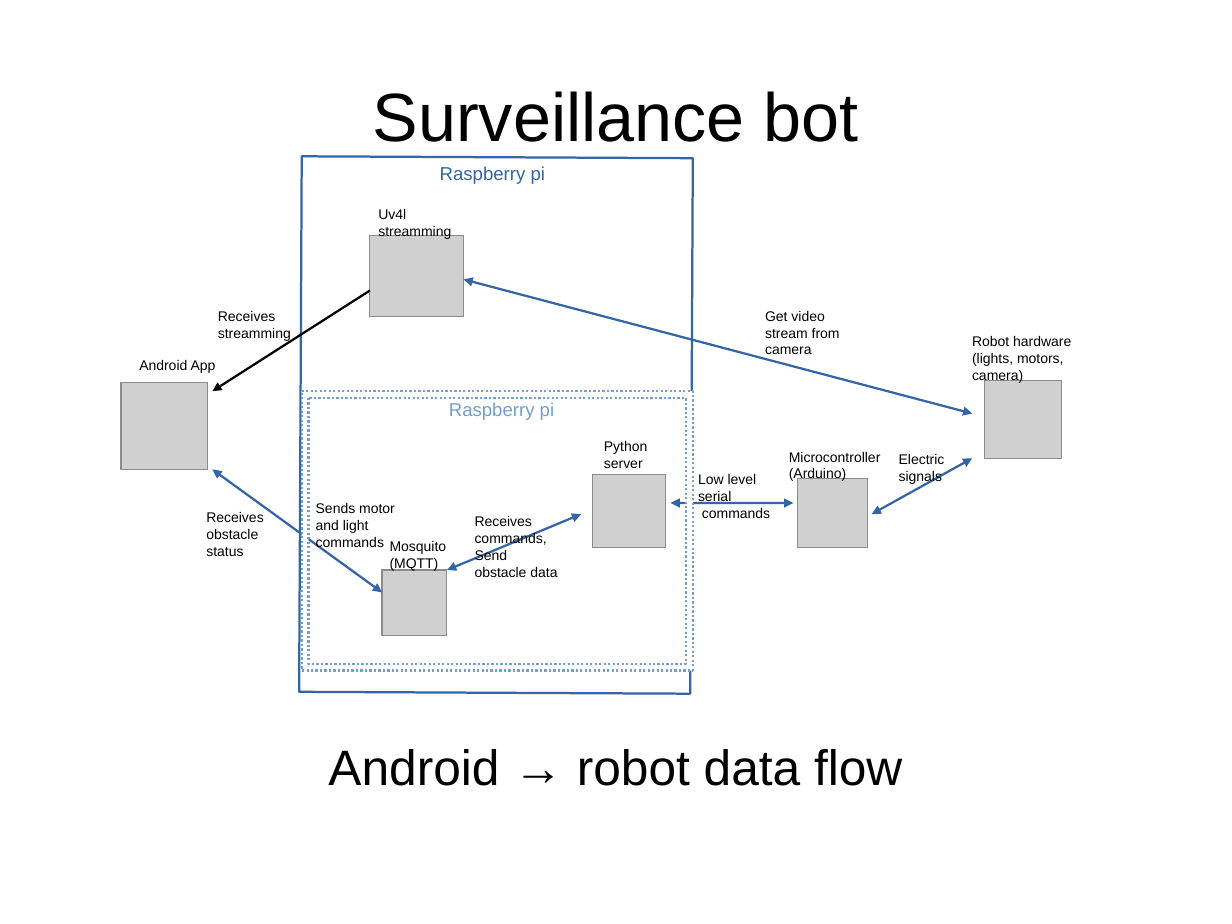
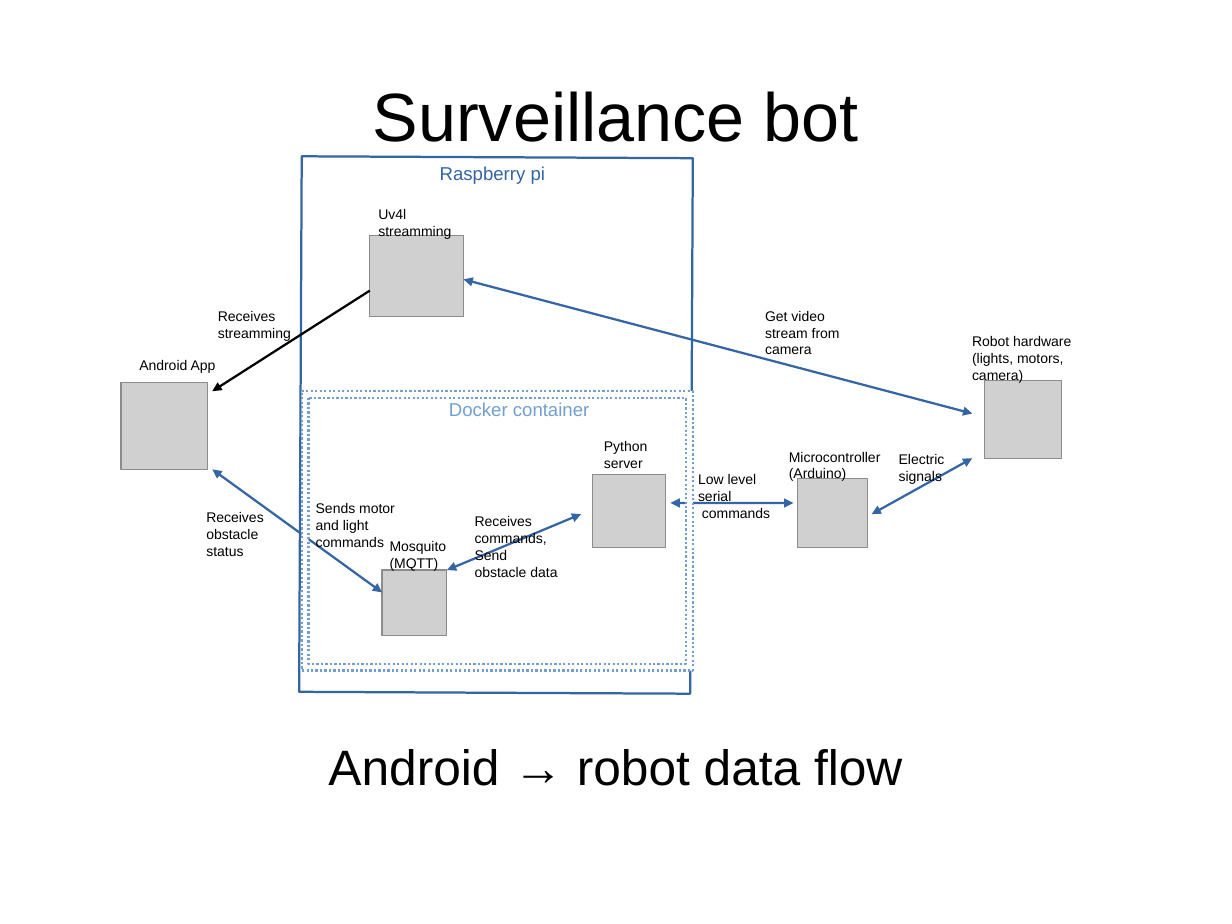
Before and after one commit to danionescu0/robot-camera-platform, a slide deck: slide 1 of resources/surveillanceBot.odp. Drawn at 1232x924 pixels with LibreOffice and Linux fonts; fonts in the diff are those of the drawing; grey boxes stand for pictures. Boxes give left, top, right and bottom in pixels: in the first picture for what was removed or moved away, otherwise in the second. Text is boxed around its words. In the diff, an @@ line names an element or a change of style, - is before the commit and + after.

Commit message:
modified robot diagram and made a correction from raspberry pi to docker container

```diff
--- a/resources/surveillanceBot.odp
+++ b/resources/surveillanceBot.odp
@@ text at [449, 402, 589, 416]: text changed @@
-Raspberry pi
+Docker container
```
Also in this commit, not shown: 1 other file.
